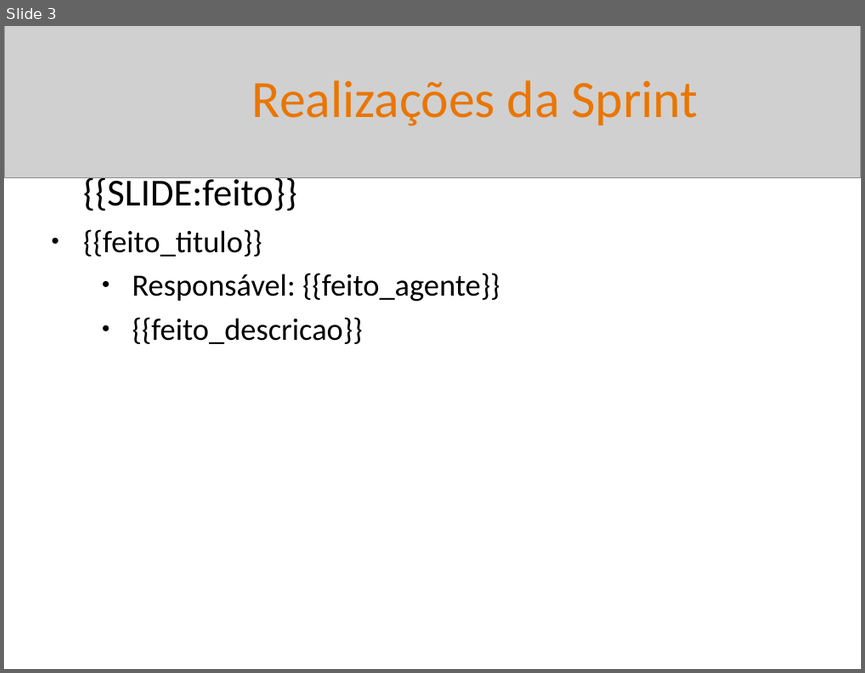
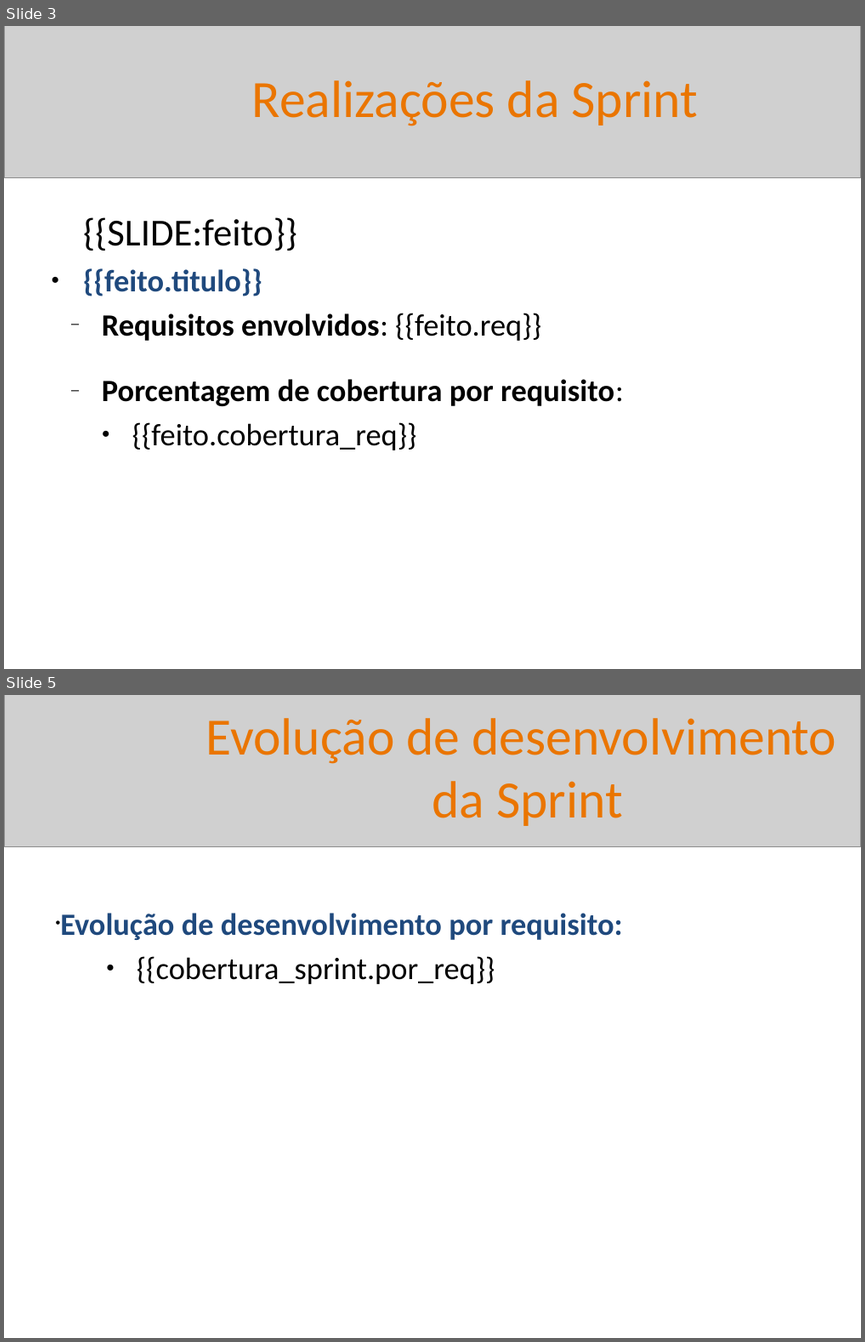
Before and after one commit to BetoFigu66/AgenteAssistenteDeVendas, a slide deck: artefatos/gerente_de_projetos/report_templates/template_sprint_review_interno.pptx. Shown one above the other, each under a label of ours: slide 3 before the commit, slides 3 and 5 after it; the slides between them are not shown. The pictures are 865x673 and 865x1342 pixels, drawn with LibreOffice and Linux fonts; fonts in the diff are those of the drawing; grey boxes stand for pictures. Boxes give left, top, right and bottom in pixels: in the first picture for what was removed or moved away, otherwise in the second. Text is boxed around its words. In the diff, an @@ line names an element or a change of style, - is before the commit and + after.

Commit message:
Evolução do gerente de projetos na geração de sprint report.

```diff
--- a/artefatos/gerente_de_projetos/report_templates/template_sprint_review_interno.pptx
+++ b/artefatos/gerente_de_projetos/report_templates/template_sprint_review_interno.pptx
@@ slide 5 added at (4,695,861,1338), background #FFFFFF @@
@@ picture added at (4,695,861,846) @@
@@ text added at (205,718,837,826), 44 pt, text #EA7500 @@
+Evolução de desenvolvimento
+da Sprint
@@ text added at (60,913,623,984), 26 pt, text #1F497D, bold @@
+• Evolução de desenvolvimento por requisito:
+  ● {{cobertura_sprint.por_req}}
@@ slide 3 changed as well @@
@@ text "{{SLIDE:feito}}": place and size @@
-text "{{SLIDE:feito}}" at (83,174,500,344)
+text "{{SLIDE:feito}}" at (83,217,624,450)
@@ text at (83,268,624,450): text changed; bold on @@
-● {{feito_titulo}}
-  ● Responsável: {{feito_agente}}
-  ● {{feito_descricao}}
+● {{feito.titulo}}
+  – Requisitos envolvidos: {{feito.req}}
+  – Porcentagem de cobertura por requisito:
+  ● {{feito.cobertura_req}}
```
Also in this commit, not shown: 6 other slides changed, 3 other slides added, 2 slides removed, 12 other files.
